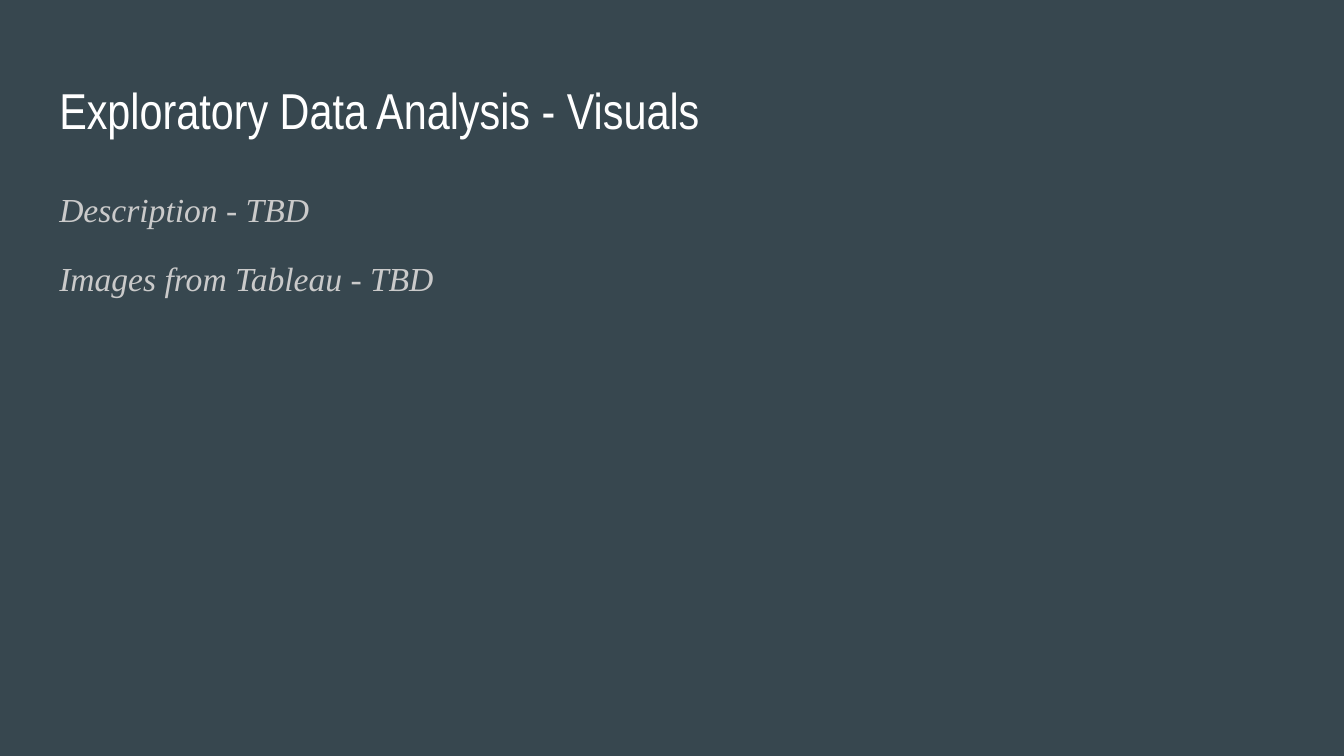
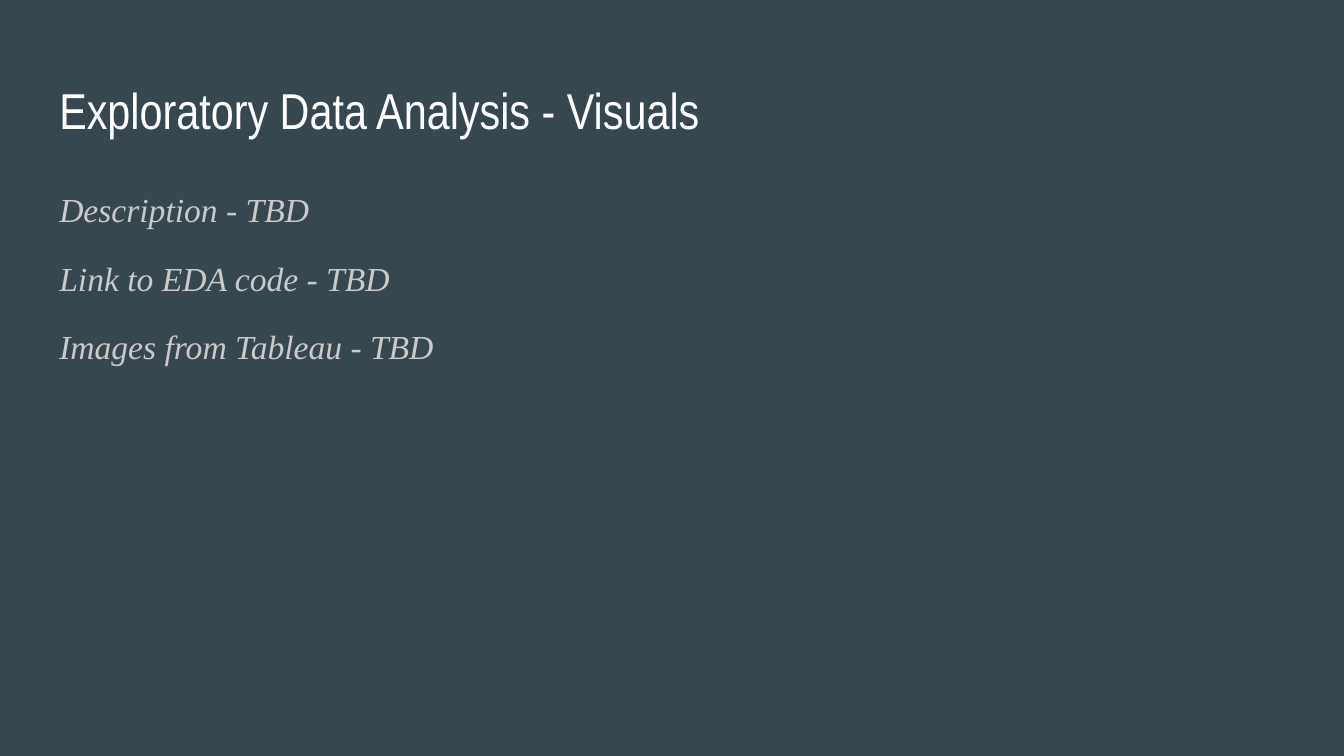
Before and after one commit to razon7/Group-Project, a slide deck: slide 6 of College_Costs_Career_Pay.pptx. Drawn at 1344x756 pixels with LibreOffice and Linux fonts; fonts in the diff are those of the drawing. Boxes give left, top, right and bottom in pixels: in the first picture for what was removed or moved away, otherwise in the second. Text is boxed around its words. In the diff, an @@ line names an element or a change of style, - is before the commit and + after.

```diff
--- a/College_Costs_Career_Pay.pptx
+++ b/College_Costs_Career_Pay.pptx
@@ text at bbox=[59, 267, 389, 292]: paragraph added @@
+Link to EDA code - TBD
```
Also in this commit, not shown: 1 other slide changed.
